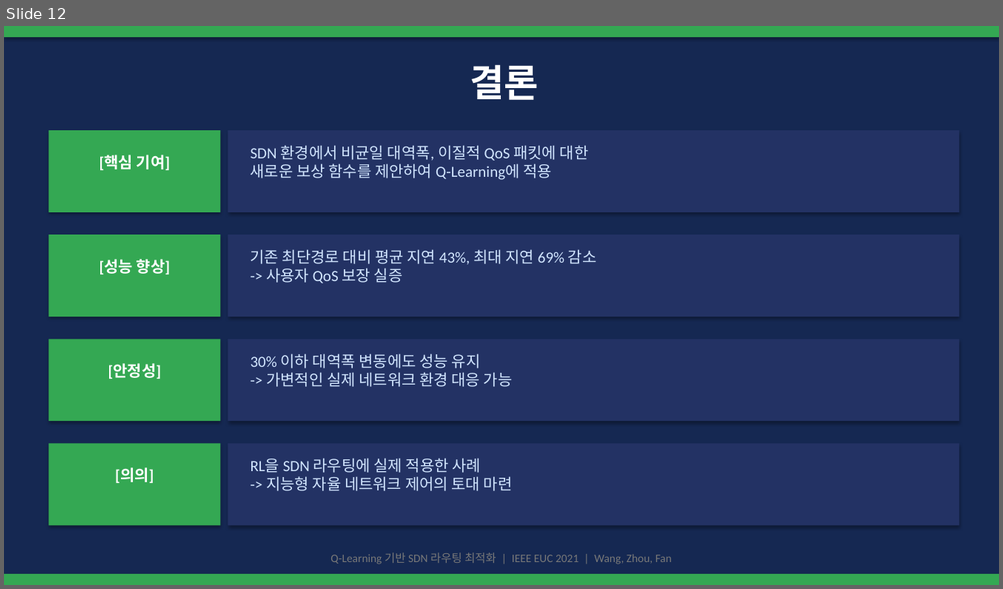
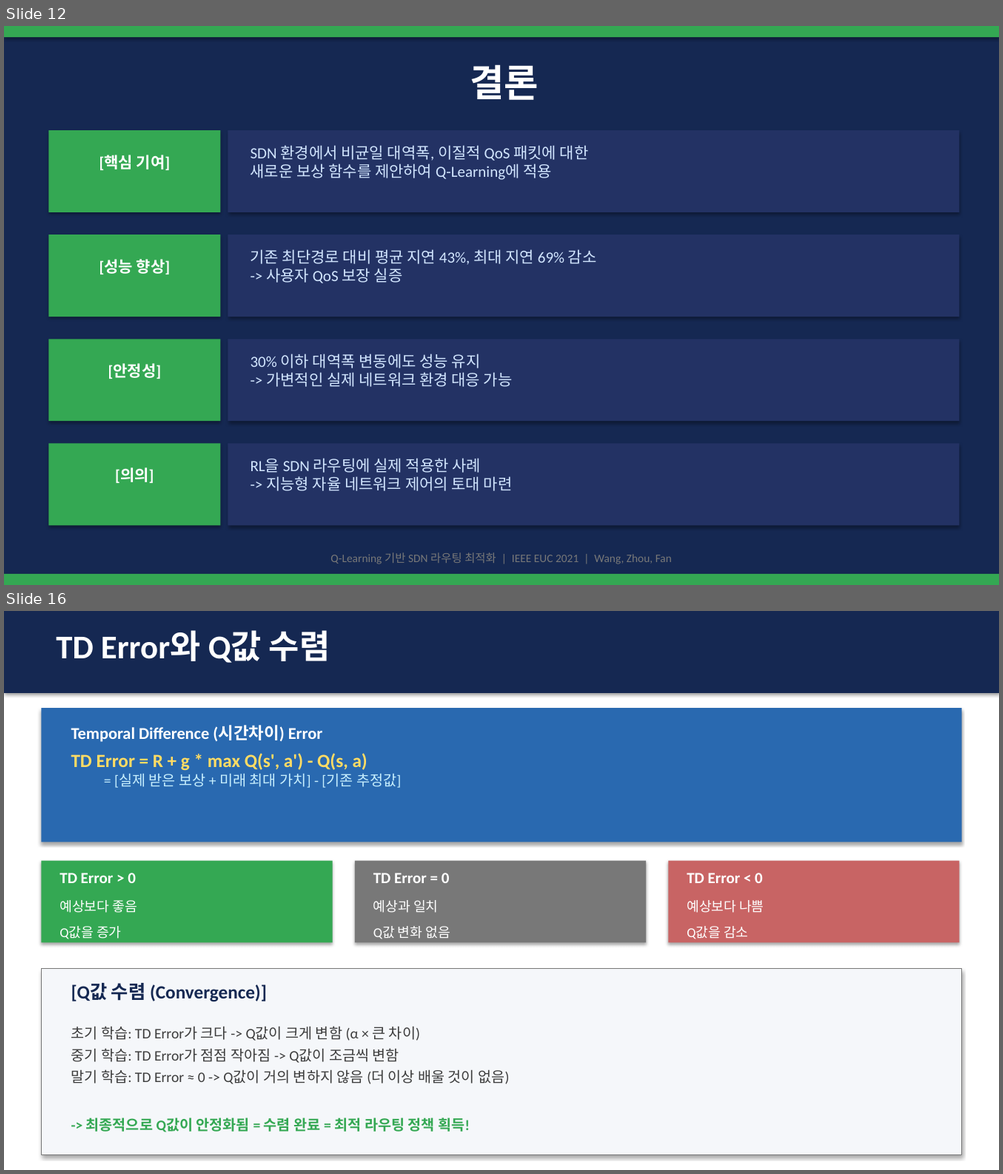
Before and after one commit to zzangdol1029/reinforce, a slide deck: week5-review/Q_Learning_SDN_Presentation.pptx. Shown one above the other, each under a label of ours: slide 12 before the commit, slides 12 and 16 after it; the slides between them are not shown. The pictures are 1003x589 and 1003x1174 pixels, drawn with LibreOffice and Linux fonts; fonts in the diff are those of the drawing. Boxes give left, top, right and bottom in pixels: in the first picture for what was removed or moved away, otherwise in the second. Text is boxed around its words. In the diff, an @@ line names an element or a change of style, - is before the commit and + after.

```diff
--- a/week5-review/Q_Learning_SDN_Presentation.pptx
+++ b/week5-review/Q_Learning_SDN_Presentation.pptx
@@ slide 16 added at (4, 611, 999, 1170), background #FFFFFF @@
@@ rectangle added at (4, 611, 999, 693), fill #152852 @@
@@ text added at (56, 630, 330, 663), 32 pt, text #FFFFFF, bold @@
+TD Error와 Q값 수렴
@@ rectangle added at (41, 708, 962, 843), fill #2969B0 @@
@@ text added at (71, 725, 322, 742), 16 pt, text #FFFFFF, bold @@
+Temporal Difference (시간차이) Error
@@ text added at (71, 753, 401, 788), 18 pt, text #FFDC64, bold @@
+TD Error = R + g * max Q(s', a') - Q(s, a)
+= [실제 받은 보상 + 미래 최대 가치] - [기존 추정값]
@@ rectangle added at (41, 861, 333, 943), fill #34A853 @@
@@ text added at (60, 873, 136, 883), 15 pt, text #FFFFFF, bold @@
+TD Error > 0
@@ rectangle added at (355, 861, 646, 943), fill #787878 @@
@@ text added at (373, 873, 449, 883), 15 pt, text #FFFFFF, bold @@
+TD Error = 0
@@ rectangle added at (668, 861, 959, 943), fill #C86464 @@
@@ text added at (686, 873, 762, 883), 15 pt, text #FFFFFF, bold @@
+TD Error < 0
@@ text added at (60, 900, 136, 913), 13 pt, text #FFFFFF @@
+예상보다 좋음
@@ text added at (373, 900, 438, 913), 13 pt, text #FFFFFF @@
+예상과 일치
@@ text added at (686, 900, 763, 913), 13 pt, text #FFFFFF @@
+예상보다 나쁨
@@ text added at (60, 926, 121, 940), 13 pt, text #FFFFFF @@
+Q값을 증가
@@ text added at (373, 926, 449, 940), 13 pt, text #FFFFFF @@
+Q값 변화 없음
@@ text added at (686, 926, 748, 940), 13 pt, text #FFFFFF @@
+Q값을 감소
@@ rectangle added at (41, 969, 962, 1156), fill #F5F7FA, outline #787878 1 pt @@
@@ text added at (71, 983, 267, 1002), 18 pt, text #152852, bold @@
+[Q값 수렴 (Convergence)]
@@ text added at (71, 1026, 509, 1133), 14 pt, text #3C3C3C @@
+초기 학습: TD Error가 크다 -> Q값이 크게 변함 (α × 큰 차이)
+중기 학습: TD Error가 점점 작아짐 -> Q값이 조금씩 변함
+말기 학습: TD Error ≈ 0 -> Q값이 거의 변하지 않음 (더 이상 배울 것이 없음)
+-> 최종적으로 Q값이 안정화됨 = 수렴 완료 = 최적 라우팅 정책 획득!
```
Also in this commit, not shown: 3 other slides added, 10 other files.
